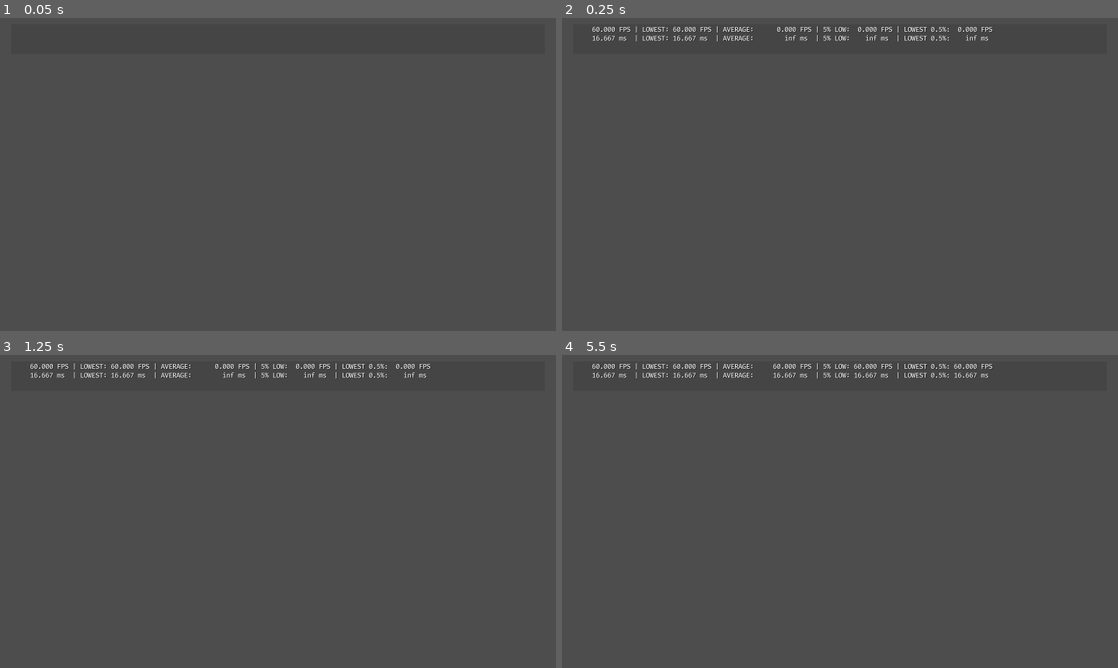
Above: before the commit, frames 1-4 (two rows, left to right).
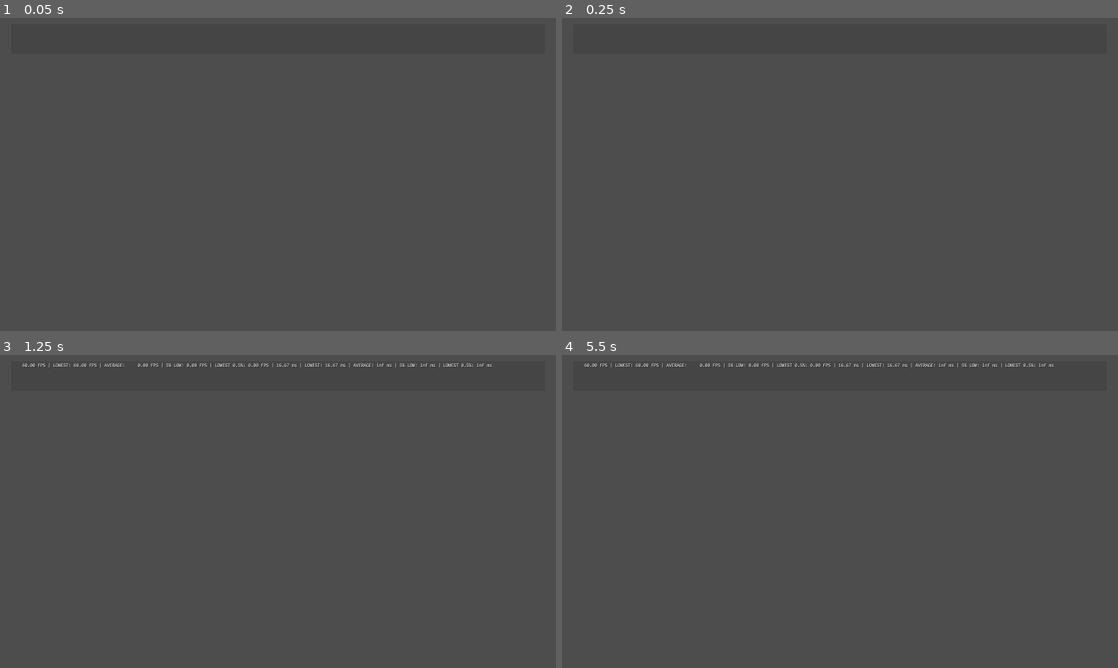
Above: after the commit, the same moments.

Repository: rchanlatte95/godot-ai-test
Game: Godot game, scene res://base.tscn
The game is run twice, just before and just after one commit, with the same random seed, the same clock (stepped at 60 frames per second) and the same inputs.
Inputs:
- Up to frame 1 (0.05 s): no input
- Up to frame 2 (0.25 s): no input
- Up to frame 3 (1.25 s): tap Enter at 0.5 s
- Up to frame 4 (5.5 s): tap Space at 1.25, 2.75, 4.25 s; tap Enter at 2, 3.5 s

Frame 1 is identical in both runs. In frame 2, 0.9% of the frame differs, in the area x 5-78%, y 2-8%; in frame 3, 1.2%; in frame 4, 1.3%, in the area x 4-89%, y 2-8%.

Commit message:
Serializing perf stats

Diff:
--- a/snayff-ai-test/base.tscn
+++ b/snayff-ai-test/base.tscn
@@ -50,7 +50,7 @@
 size_flags_vertical = 0
 theme_override_colors/font_shadow_color = Color(0, 0, 0, 1)
 theme_override_fonts/font = ExtResource("1_e8nri")
-theme_override_font_sizes/font_size = 18
+theme_override_font_sizes/font_size = 12
 text = "Lorem ipsum dolor sit amet, consectetur adipiscing elit. Integer faucibus iaculis est, at iaculis turpis tempus …(273 unchanged characters)…
 autowrap_mode = 2
 text_overrun_behavior = 2
--- a/snayff-ai-test/diagnostics.gd
+++ b/snayff-ai-test/diagnostics.gd
@@ -28,11 +28,17 @@
 var lowest_avg_fps: float = 0.0
 var trim_avg_fps: float = 0.0
 
-var fps_fmt = "%10.3f FPS | LOWEST: %6.3f FPS | AVERAGE: %10.3f FPS | 5%% LOW: %6.3f FPS | LOWEST 0.5%%: %6.3f FPS"
-var ms_fmt = "%10.3f ms  | LOWEST: %6.3f ms  | AVERAGE: %10.3f ms  | 5%% LOW: %6.3f ms  | LOWEST 0.5%%: %6.3f ms "
+const AUTO_FLUSH_MAX: int = 10
+var auto_flush_ctr: int = 0
+
+var stat_id: int = randi()
+var stat_id_str: String = "%X" % [stat_id]
+const file_fmt: String = "res://%s_%s_timingStats.txt"
+const fps_fmt: String = "%8.2f FPS | LOWEST: %0.2f FPS | AVERAGE: %8.2f FPS | 5%% LOW: %0.2f FPS | LOWEST 0.5%%: %0.2f FPS"
+const ms_fmt: String = "%0.2f ms | LOWEST: %0.2f ms | AVERAGE: %0.2f ms | 5%% LOW: %0.2f ms | LOWEST 0.5%%: %0.2f ms"
 
 # Instead of 1% low FPS, we're doing a weighted average on the lowest 5%
-func CalculateLowestFPSWeightedAverage(low_frames: PackedFloat32Array) -> float:
+func LowestFpsWeightedAverage(low_frames: PackedFloat32Array) -> float:
 	var avg: float = 0.0
 	var low_frame_ct: float = TARGET_LOW_FRAME_CT
 	var half_frame_ct = low_frame_ct / 2
@@ -50,10 +56,9 @@
 	for i in range(half_frame_ct, TARGET_LOW_FRAME_CT):
 		avg += low_frames[i] * slow_frame_weight
 
-
 	return avg
 
-func CalculateTrimmedFpsAverage(trimmed_frames: PackedFloat32Array) -> float:
+func Average(trimmed_frames: PackedFloat32Array) -> float:
 	var avg: float = 0.0
 	for frame_time: float in trimmed_frames:
 		avg += frame_time
@@ -63,13 +68,33 @@
 	avg_buffer_idx = 0
 	avg_buffer.sort()
 	lowest_avg_fps = avg_buffer[0]
-	low_avg_fps = CalculateLowestFPSWeightedAverage(avg_buffer.slice(0, TARGET_LOW_FRAME_CT))
-	trim_avg_fps = CalculateTrimmedFpsAverage(avg_buffer.slice(TARGET_LOW_FRAME_CT, (AVG_BUFFER_SIZE - TARGET_LOW_FRAME_CT)))
-	avg_buffer.fill(0.0)
+	low_avg_fps = LowestFpsWeightedAverage(avg_buffer.slice(0, TARGET_LOW_FRAME_CT))
+	trim_avg_fps = Average(avg_buffer.slice(TARGET_LOW_FRAME_CT, (AVG_BUFFER_SIZE - TARGET_LOW_FRAME_CT)))
 
 func ResetStatCollection() -> void:
 	lowest_fps = 10000000000.0
 	print("RESET DEBUG STAT COLLECTION")
+
+func FlushStatsToFile() -> void:
+	var fn: String = file_fmt % [Time.get_date_string_from_system(), stat_id_str]
+
+	var file
+	if FileAccess.file_exists(fn):
+		file = FileAccess.open(fn, FileAccess.READ_WRITE)
+		file.seek_end()
+	else:
+		file = FileAccess.open(fn, FileAccess.WRITE_READ)
+
+	var fmt_str: String = "%.3f "
+	var data: String = fmt_str % [lowest_fps]
+
+	for fps: float in avg_buffer:
+		data += fmt_str % [fps]
+
+	file.store_line(data)
+	file.close()
+
+	print("STATS FLUSHED TO FILE!")
 
 func _ready() -> void:
 	TimeStats.text = ""
@@ -79,6 +104,8 @@
 
 	var file_buffer_sz: int = MinutesToTrack * SECS_PER_MIN
 	file_buffer.resize(file_buffer_sz)
+
+	accum = -1.0
 
 func _input(event):
 	# Ctrl+Del
@@ -93,11 +120,17 @@
 
 	var fps: float = 1.0 / delta
 	avg_buffer[avg_buffer_idx] = fps
-	avg_buffer_idx = avg_buffer_idx + 1
+	avg_buffer_idx += 1
 	lowest_fps = fps if fps < lowest_fps else lowest_fps
 
 	if (avg_buffer_idx >= AVG_BUFFER_SIZE):
+
 		TabulateTimeStats()
+
+		auto_flush_ctr += 1
+		if (auto_flush_ctr >= AUTO_FLUSH_MAX):
+			FlushStatsToFile()
+			auto_flush_ctr = 0
 
 	if (accum >= 0.08333):
 		var fps_str = fps_fmt % [fps, lowest_fps, trim_avg_fps, low_avg_fps, lowest_avg_fps]
@@ -108,6 +141,6 @@
 		var low_avg_ms_per_frame: float = 1000.0 / low_avg_fps
 		var lowest_avg_ms_per_frame: float = 1000.0 / lowest_avg_fps
 		var ms_str = ms_fmt % [ms_per_frame, lowest_ms_per_frame, trim_ms_per_frame, low_avg_ms_per_frame, lowest_avg_ms_per_frame]
-		var final_str = fps_str + '\n' + ms_str
+		var final_str = fps_str + " | " + ms_str
 		TimeStats.text = final_str
 		accum = 0.0
